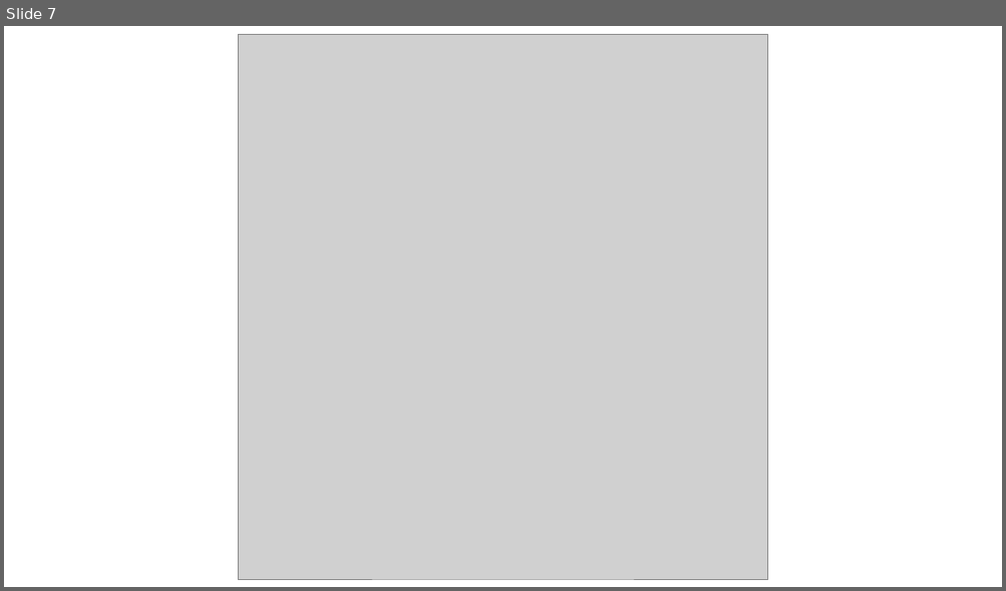
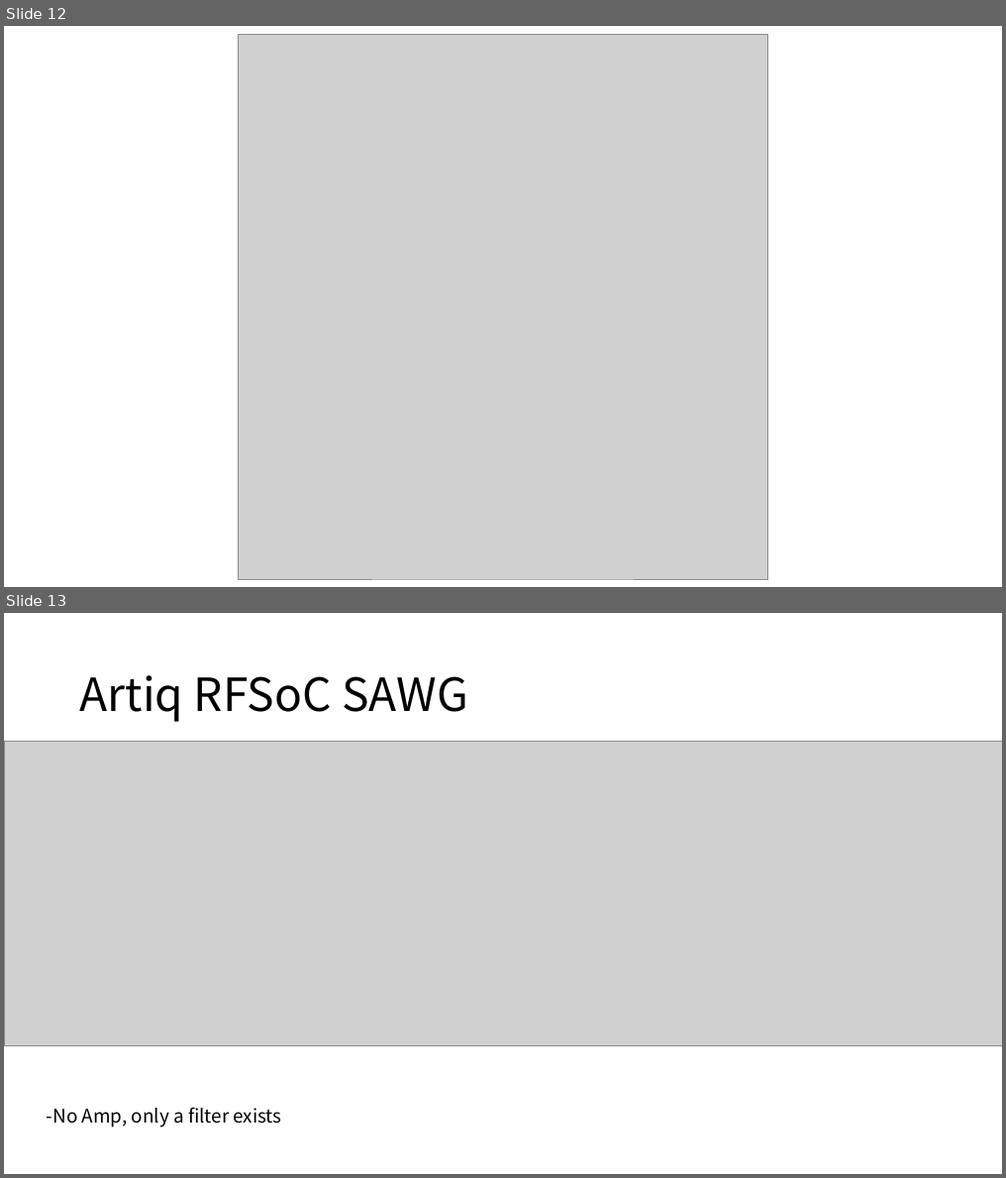
Before and after one commit to snu-quiqcl/RFSoC_FrontEnd, a slide deck: Documents/PPT/RFSoC RF FrontEnd_v1_00.pptx. Shown one above the other, each under a label of ours: slide 7 before the commit, slides 12 and 13 after it. The pictures are 1006x591 and 1006x1178 pixels, drawn with LibreOffice and Linux fonts; fonts in the diff are those of the drawing; grey boxes stand for pictures. Boxes give left, top, right and bottom in pixels: in the first picture for what was removed or moved away, otherwise in the second. Text is boxed around its words. In the diff, an @@ line names an element or a change of style, - is before the commit and + after.

Commit message:
Filter design is considered. 2nd chebysev seems to be best choice

```diff
--- a/Documents/PPT/RFSoC RF FrontEnd_v1_00.pptx
+++ b/Documents/PPT/RFSoC RF FrontEnd_v1_00.pptx
@@ slide 13 added at (x1=4, y1=613, x2=1002, y2=1174), background #FFFFFF @@
@@ title added at (x1=80, y1=675, x2=468, y2=722), 44 pt, text #000000 @@
+Artiq RFSoC SAWG
@@ picture added at (x1=4, y1=741, x2=1002, y2=1047) @@
@@ text added at (x1=47, y1=1107, x2=282, y2=1128), 18 pt, text #000000 @@
+-No Amp, only a filter exists
@@ what was slide 7 is now slide 12 @@
```
Also in this commit, not shown: 3 slides changed, 7 other slides added, 45 other files.
